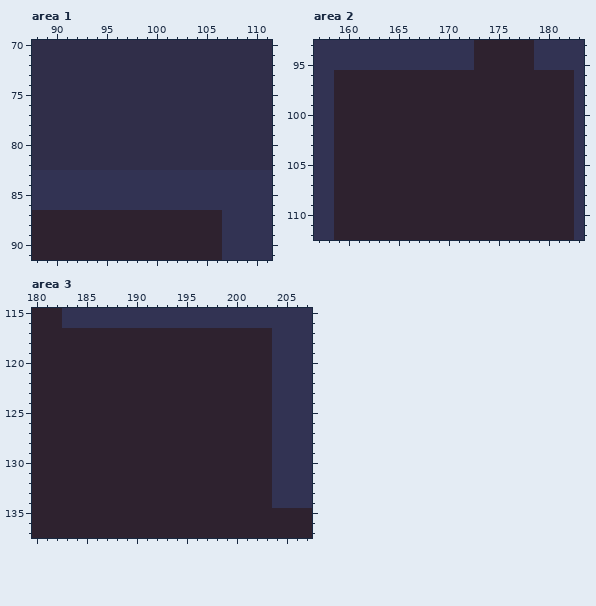
Two states of a pixel-art file, assets/WIPsprites/Sprites/Night_Time_Background.aseprite. Above, as it was before the edit.
512x288 pixels, 1 frame. Colours within 5 levels of each other are drawn and written as one. Shown: area 1: x 88..111, y 70..91; area 2: x 157..183, y 93..112; area 3: x 180..207, y 115..137. The commit also changed other parts of the picture, which this record leaves out.
The result:
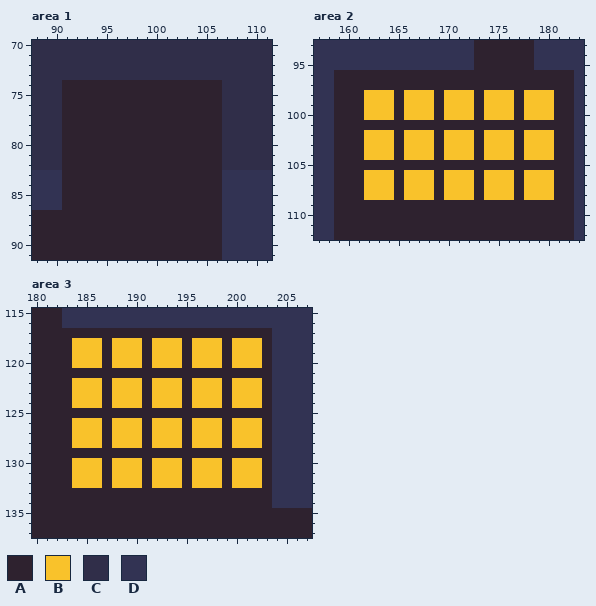
Palette (. is transparent): A #2e222f  B #f9c22b  C #302e49  D #323353
From old to new:
layer "Flattened" added
layer "Layer 0" removed
Area 1, layer "Flattened":
y 74..82: x 91..106 CCCCCCCCCCCCCCCC -> AAAAAAAAAAAAAAAA
y 83..86: x 91..106 DDDDDDDDDDDDDDDD -> AAAAAAAAAAAAAAAA
Area 2, layer "Flattened":
y 98..100: x 162..164 AAA -> BBB; x 166..168 AAA -> BBB; x 170..172 AAA -> BBB; x 174..176 AAA -> BBB; x 178..180 AAA -> BBB
y 102..104: x 162..164 AAA -> BBB; x 166..168 AAA -> BBB; x 170..172 AAA -> BBB; x 174..176 AAA -> BBB; x 178..180 AAA -> BBB
y 106..108: x 162..164 AAA -> BBB; x 166..168 AAA -> BBB; x 170..172 AAA -> BBB; x 174..176 AAA -> BBB; x 178..180 AAA -> BBB
Area 3, layer "Flattened":
y 118..120: x 184..186 AAA -> BBB; x 188..190 AAA -> BBB; x 192..194 AAA -> BBB; x 196..198 AAA -> BBB; x 200..202 AAA -> BBB
y 122..124: x 184..186 AAA -> BBB; x 188..190 AAA -> BBB; x 192..194 AAA -> BBB; x 196..198 AAA -> BBB; x 200..202 AAA -> BBB
y 126..128: x 184..186 AAA -> BBB; x 188..190 AAA -> BBB; x 192..194 AAA -> BBB; x 196..198 AAA -> BBB; x 200..202 AAA -> BBB
y 130..132: x 184..186 AAA -> BBB; x 188..190 AAA -> BBB; x 192..194 AAA -> BBB; x 196..198 AAA -> BBB; x 200..202 AAA -> BBB
Pixel boxes of the changes (left, top, right, bottom) in both pictures:
changed: (62, 80, 222, 210)
changed: (364, 90, 554, 200)
changed: (72, 338, 262, 488)
